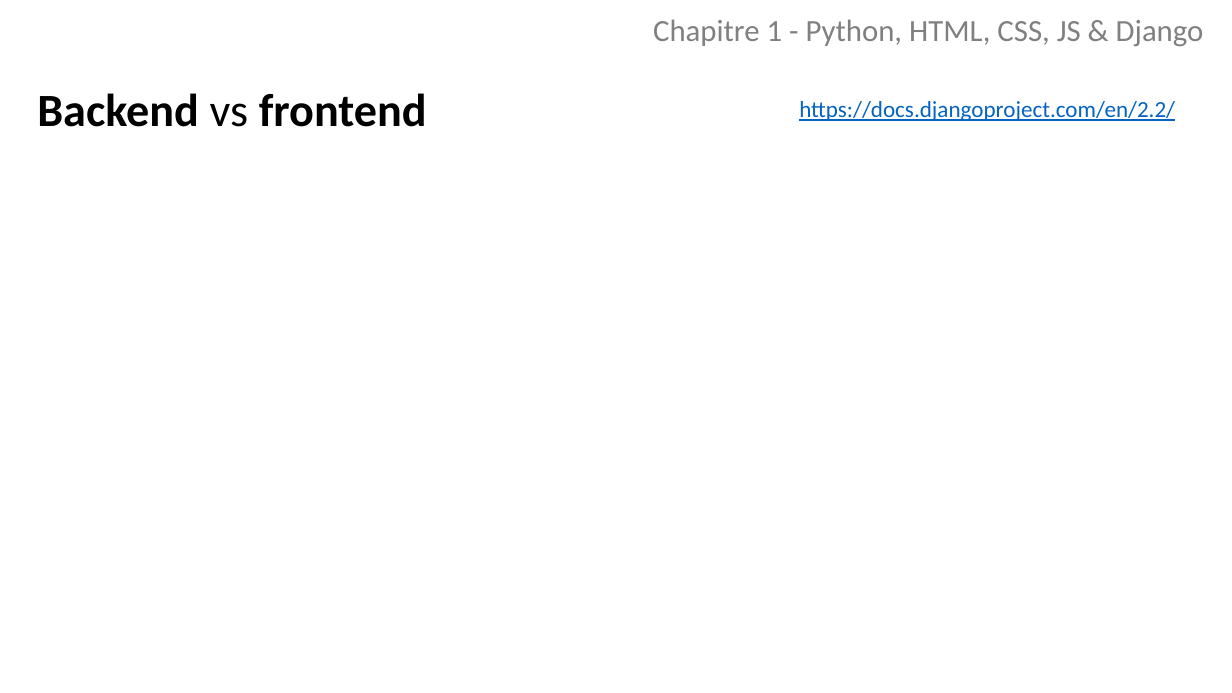
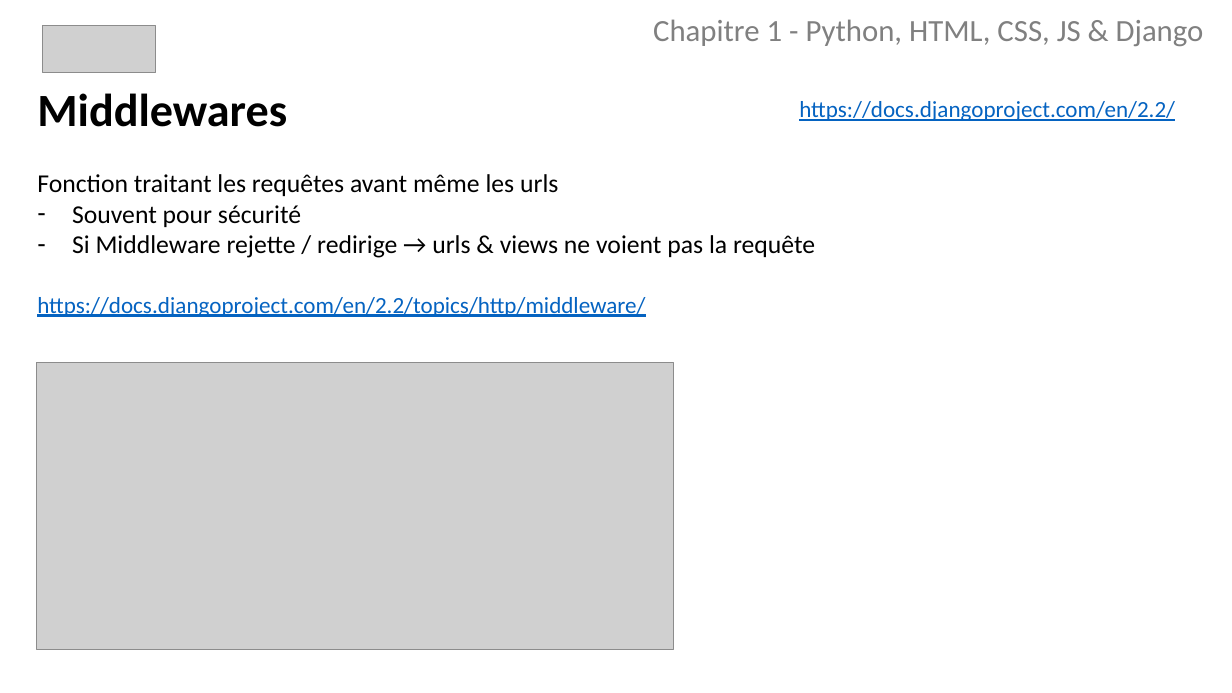
Before and after one commit to borgia-app/Borgia-docs, a slide deck: slide 25 of presentations/Python.pptx (slide 18 before the commit). Drawn at 1232x693 pixels with LibreOffice and Linux fonts; fonts in the diff are those of the drawing; grey boxes stand for pictures. Boxes give left, top, right and bottom in pixels: in the first picture for what was removed or moved away, otherwise in the second. Text is boxed around its words. In the diff, an @@ line names an element or a change of style, - is before the commit and + after.

```diff
--- a/presentations/Python.pptx
+++ b/presentations/Python.pptx
@@ picture added at (x1=43, y1=26, x2=156, y2=73) @@
@@ text at (x1=37, y1=93, x2=287, y2=127): text changed @@
-Backend vs frontend
+Middlewares
@@ text added at (x1=37, y1=174, x2=815, y2=258), 20 pt, text #000000 @@
+Fonction traitant les requêtes avant même les urls
+– Souvent pour sécurité
+– Si Middleware rejette / redirige → urls & views ne voient pas la requête
@@ text added at (x1=37, y1=297, x2=645, y2=317), 18 pt, text #0563C1, underline @@
+https://docs.djangoproject.com/en/2.2/topics/http/middleware/
@@ picture added at (x1=37, y1=362, x2=674, y2=649) @@
```
Also in this commit, not shown: 13 other slides changed, 10 slides added, 1 slide removed, 1 other file.
